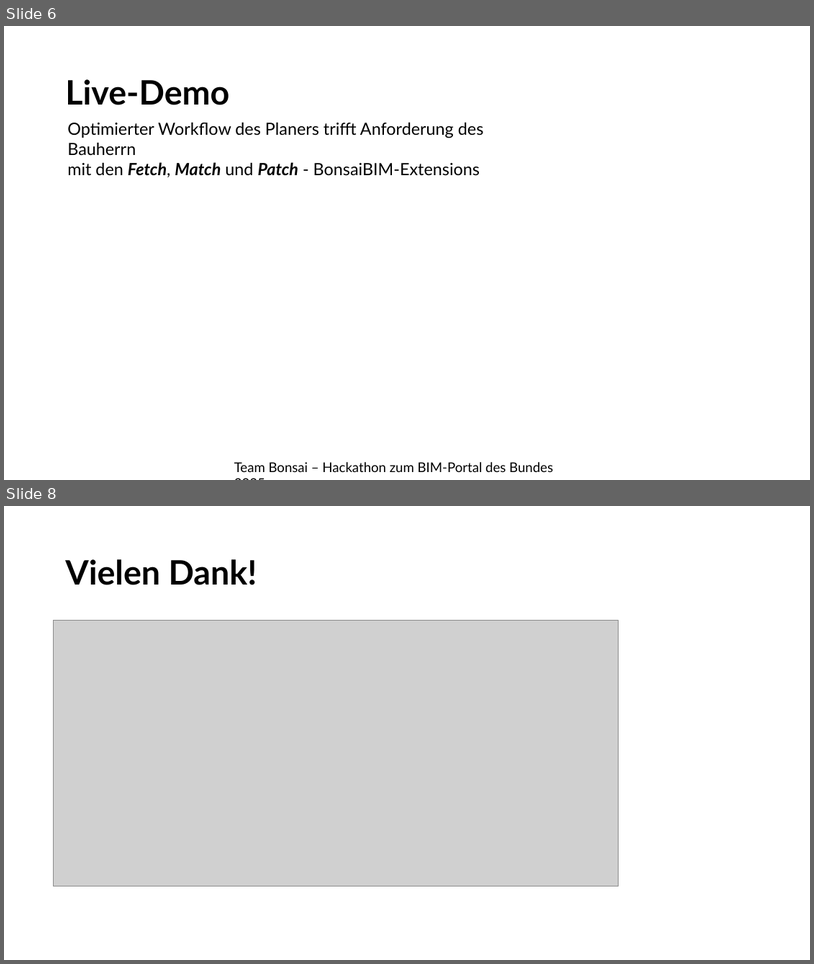
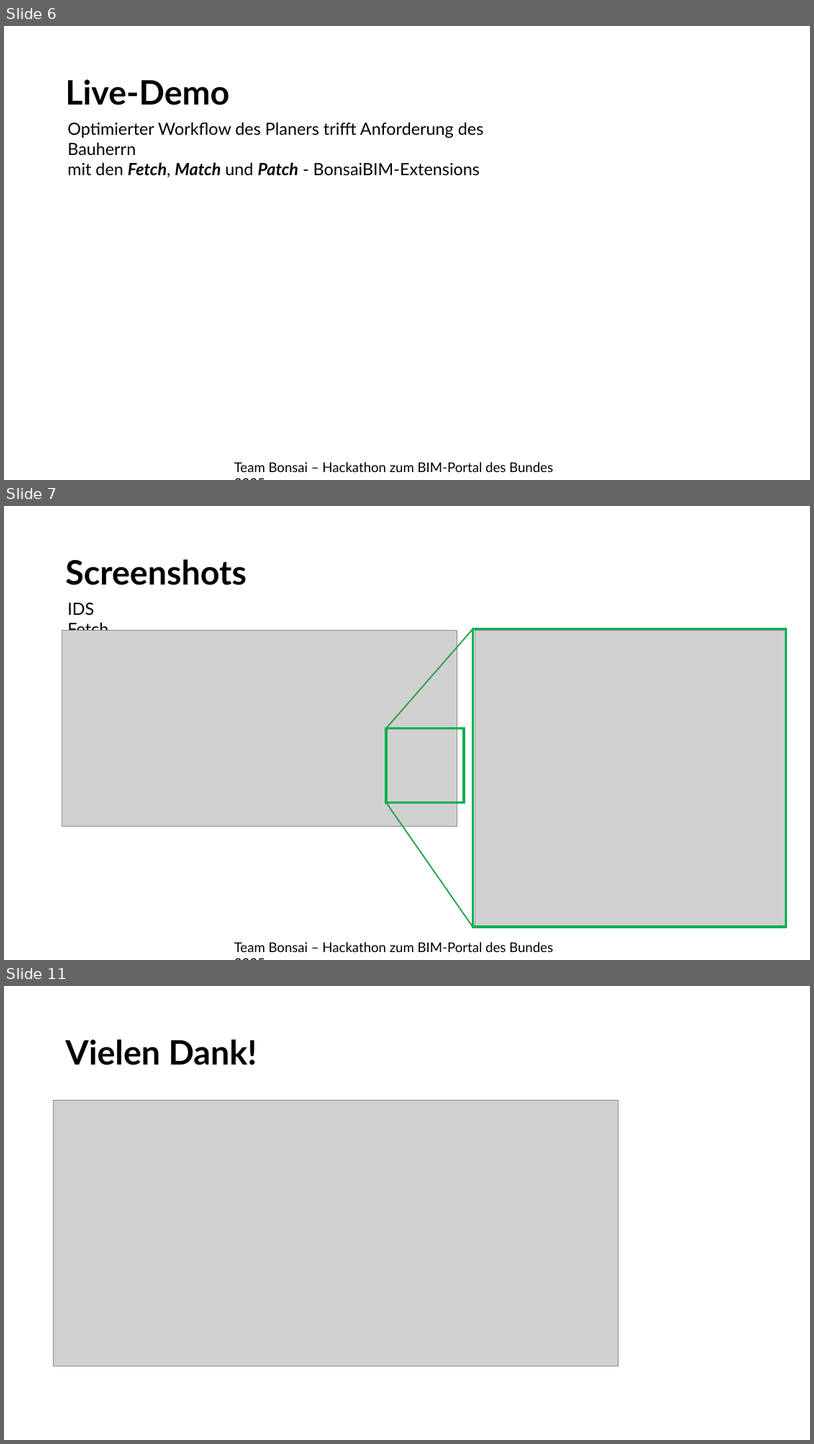
Before and after one commit to bimhelden/PyScripts4BPHackathon2025, a slide deck: Presentation/Pitch.pptx. Shown one above the other, each under a label of ours: slides 6 and 8 before the commit, slides 6, 7 and 11 after it; the slides between them are not shown. The pictures are 814x964 and 814x1444 pixels, drawn with LibreOffice and Linux fonts; fonts in the diff are those of the drawing; grey boxes stand for pictures. Boxes give left, top, right and bottom in pixels: in the first picture for what was removed or moved away, otherwise in the second. Text is boxed around its words. In the diff, an @@ line names an element or a change of style, - is before the commit and + after.

```diff
--- a/Presentation/Pitch.pptx
+++ b/Presentation/Pitch.pptx
@@ slide 7 added at (4,506,810,960), background #FFFFFF @@
@@ title added at (65,559,247,585), 40 pt, text #000000, bold @@
+Screenshots
@@ text added at (67,602,108,631), 20 pt, text #000000 @@
+IDS Fetch
@@ group added at (62,629,787,927): 2 pictures, 2 rectangles, 2 lines @@
@@ text added at (234,942,553,952), 16 pt, text #000000 @@
+Team Bonsai – Hackathon zum BIM-Portal des Bundes 2025
@@ what was slide 8 is now slide 11 @@
```
Also in this commit, not shown: 2 slides changed, 2 other slides added, 2 other files.
